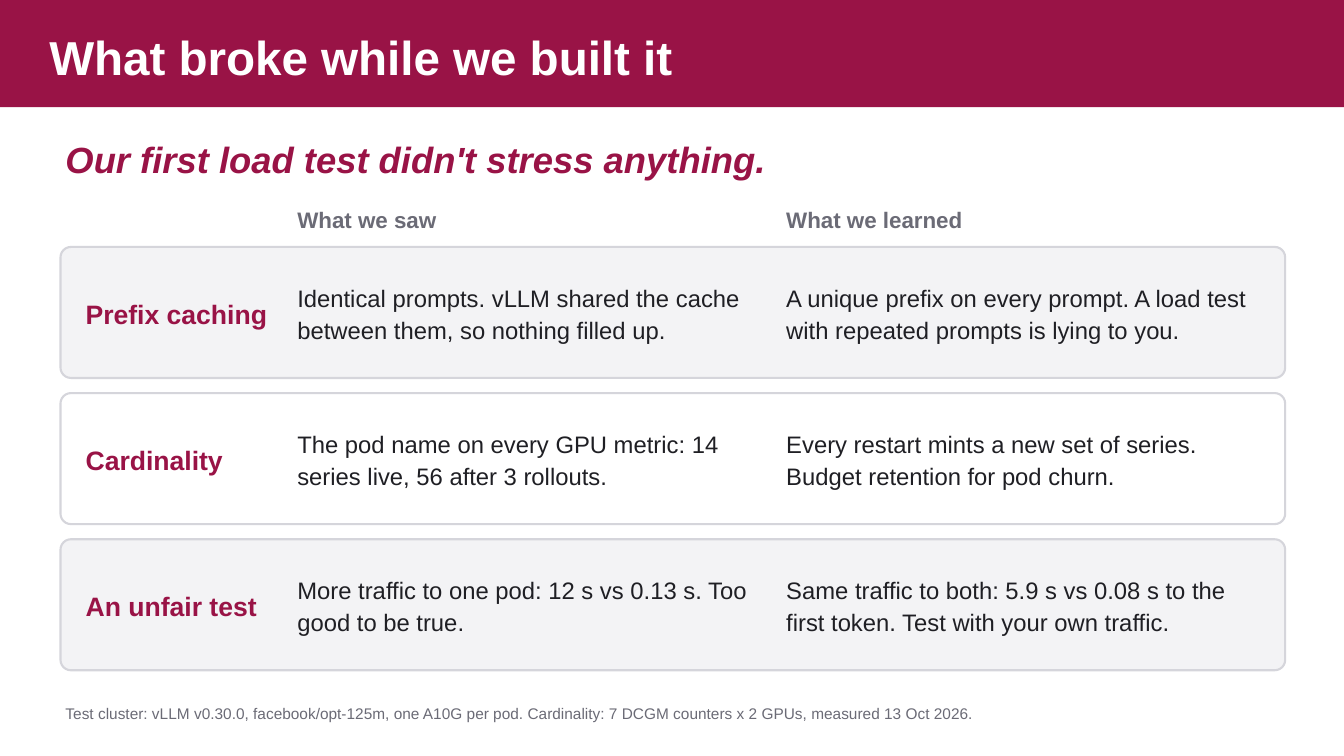
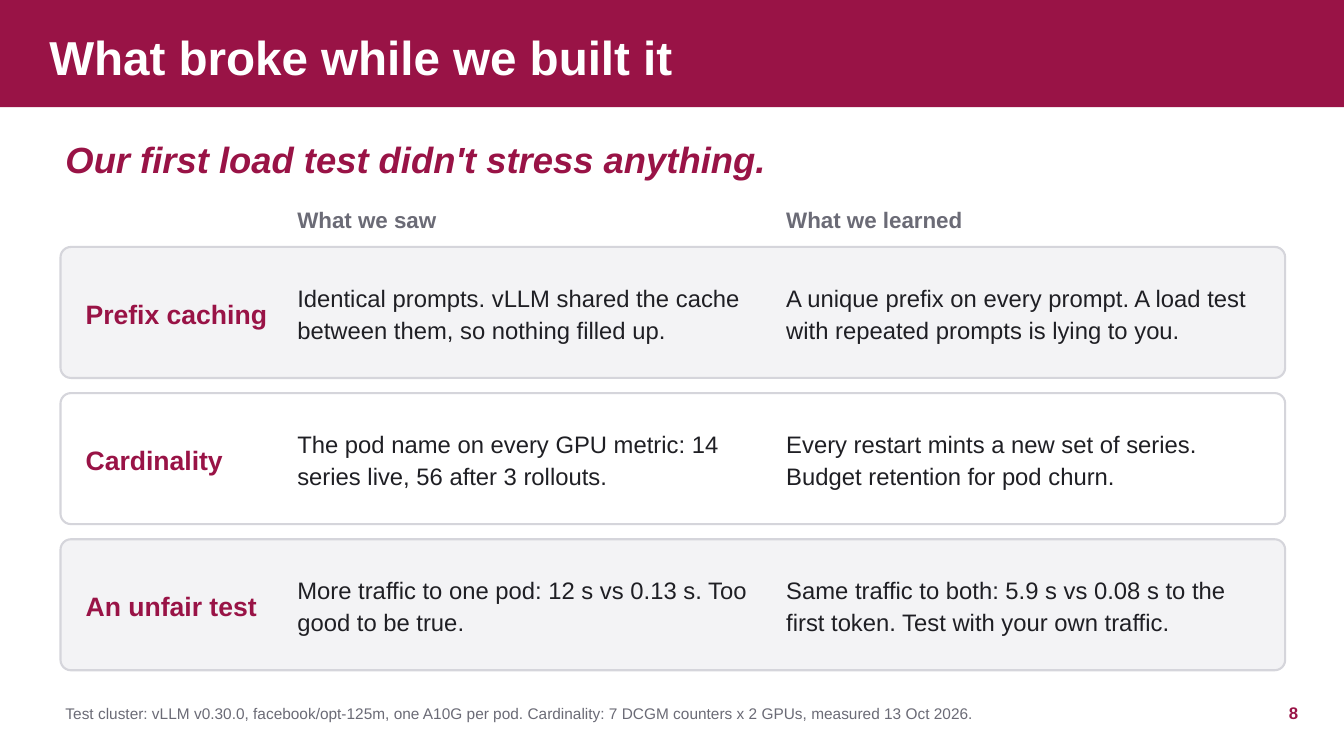
Before and after one commit to danilosilvase/gpu-observability-kubecon-na-2026, a slide deck: slide 8 of deck/kubecon-obsday-2026.pptx. Drawn at 1344x756 pixels with LibreOffice and Linux fonts; fonts in the diff are those of the drawing; background and template pictures are left out. Boxes give left, top, right and bottom in pixels: in the first picture for what was removed or moved away, otherwise in the second. Text is boxed around its words. In the diff, an @@ line names an element or a change of style, - is before the commit and + after.

```diff
--- a/deck/kubecon-obsday-2026.pptx
+++ b/deck/kubecon-obsday-2026.pptx
@@ page number added at [1289,707,1298,719], 12 pt, text #991346, bold @@
+8
```
Also in this commit, not shown: 11 other slides changed, 1 other file.
